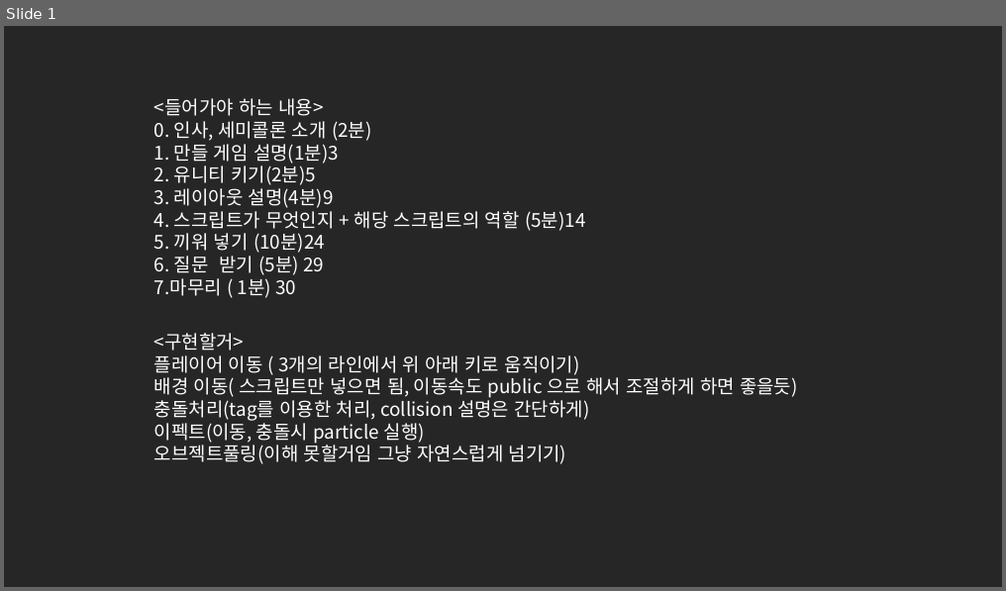
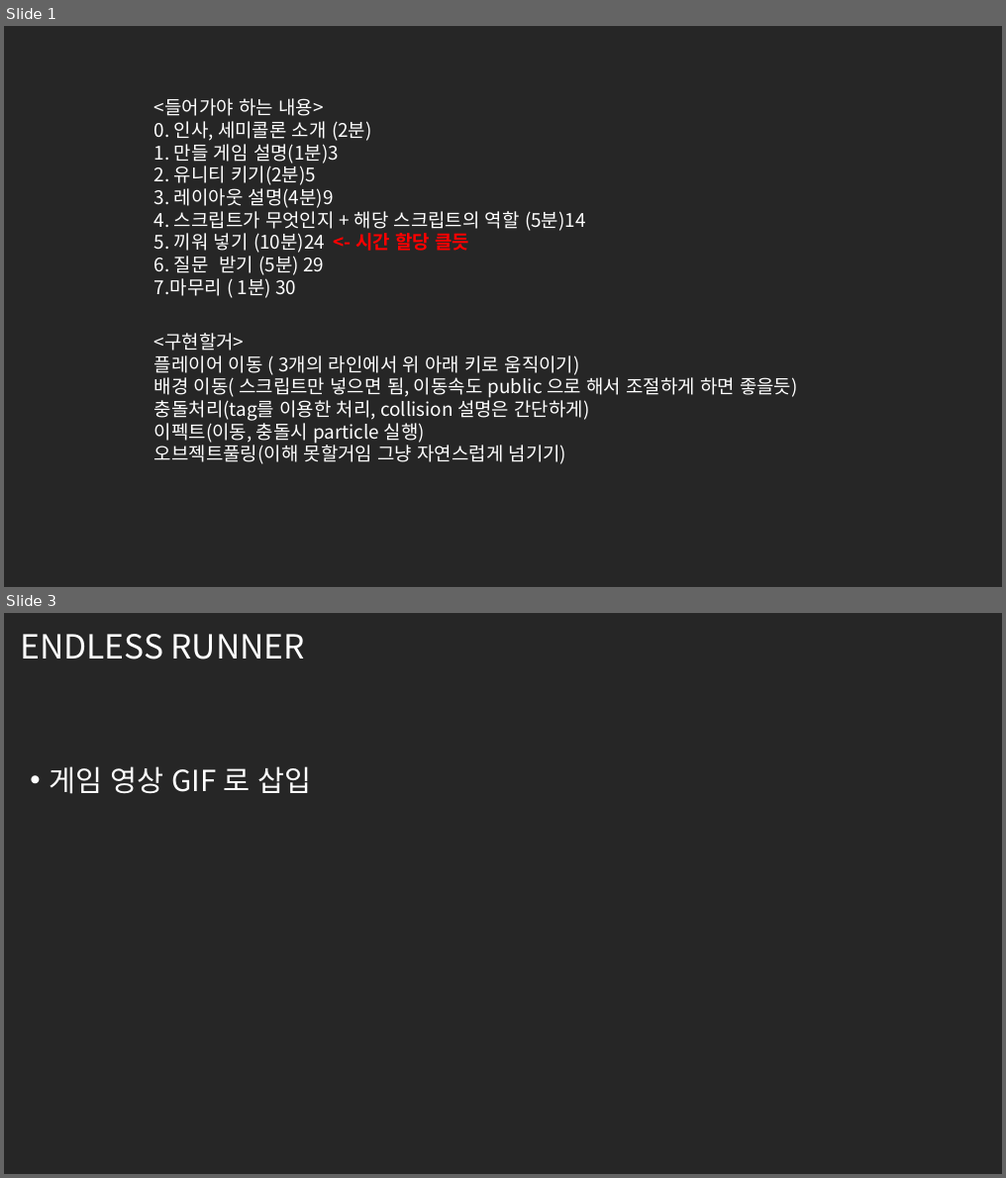
Before and after one commit to SeunghoHam/semicolon_EndlessRunner, a slide deck: 세미콜론 게임부분 강의자료.pptx. Shown one above the other, each under a label of ours: slide 1 before the commit, slides 1 and 3 after it; the slides between them are not shown. The pictures are 1006x591 and 1006x1178 pixels, drawn with LibreOffice and Linux fonts; fonts in the diff are those of the drawing; background and template pictures are left out. Boxes give left, top, right and bottom in pixels: in the first picture for what was removed or moved away, otherwise in the second. Text is boxed around its words. In the diff, an @@ line names an element or a change of style, - is before the commit and + after.

```diff
--- a/세미콜론 게임부분 강의자료.pptx
+++ b/세미콜론 게임부분 강의자료.pptx
@@ slide 3 added at (4,613,1002,1174), background #262626 @@
@@ title added at (20,634,305,660), 32 pt, text #FFFFFF @@
+ENDLESS RUNNER
@@ text added at (49,766,312,794), 28 pt, text #FFFFFF @@
+• 게임 영상 GIF 로 삽입
@@ slide 1 changed as well @@
@@ text at (154,233,469,253): text changed @@
-5. 끼워 넣기 (10분)24
+5. 끼워 넣기 (10분)24 <- 시간 할당 클듯
```
Also in this commit, not shown: 5 other slides changed, 4 other slides added, 2 slides removed, 1 other file.
